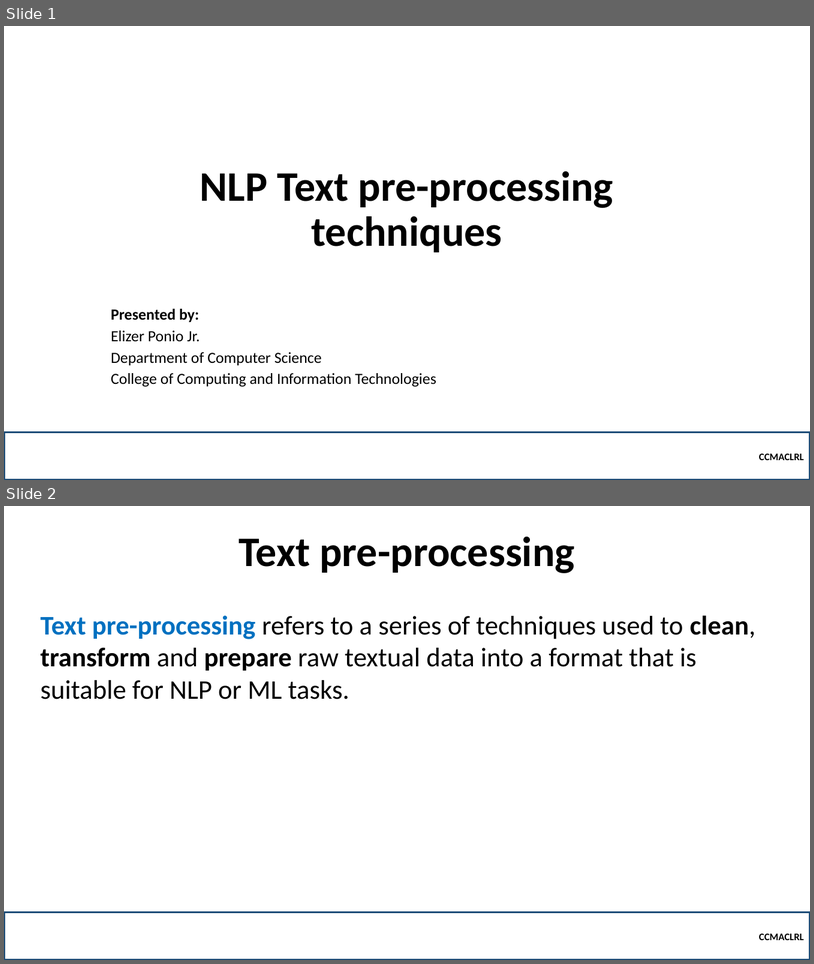
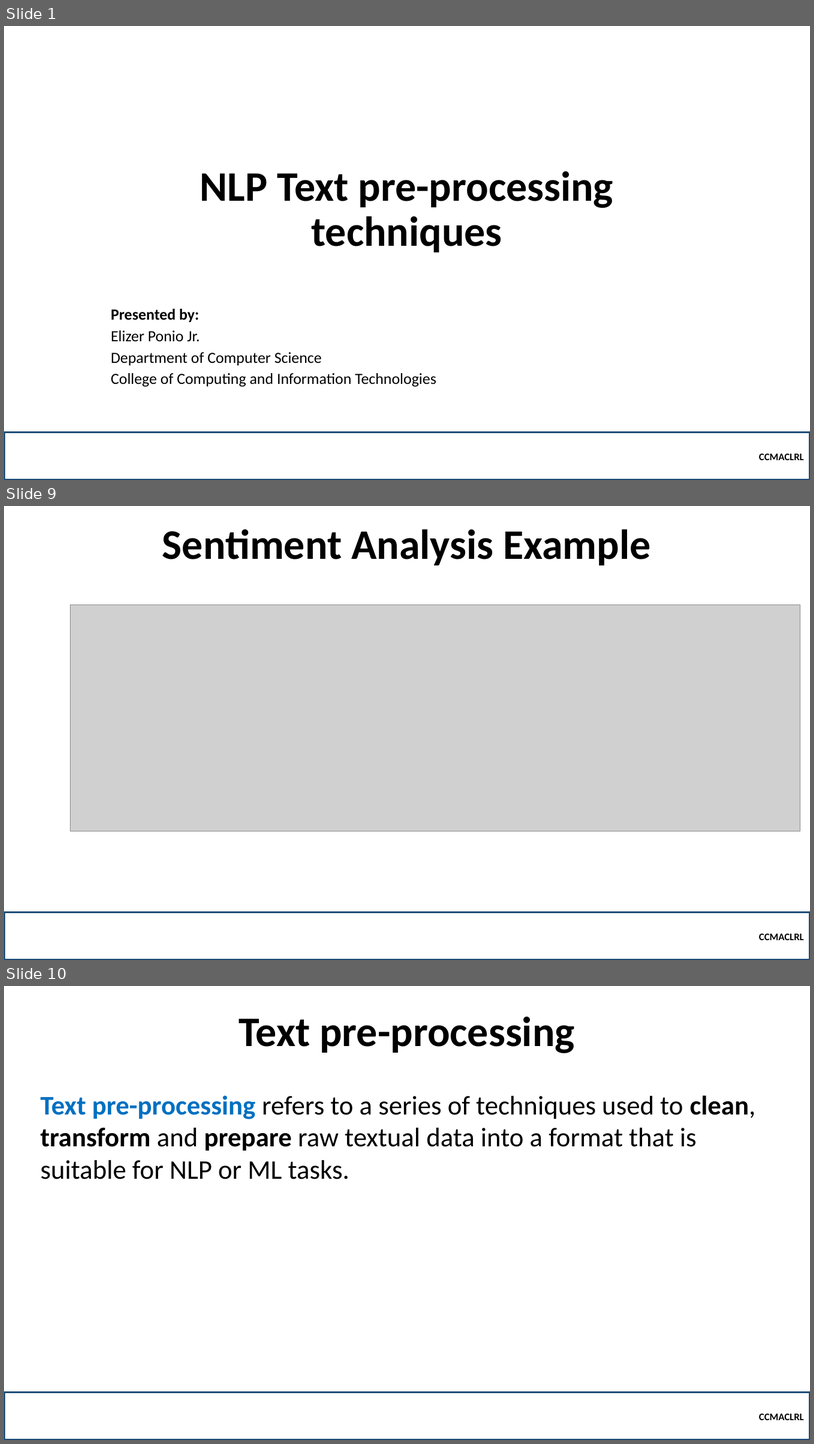
Before and after one commit to robitussin/CCMACLRL, a slide deck: 6 - Naive Bayes/NLP Text pre-processing techniques.pptx. Shown one above the other, each under a label of ours: slides 1 and 2 before the commit, slides 1, 9 and 10 after it; the slides between them are not shown. The pictures are 814x964 and 814x1444 pixels, drawn with LibreOffice and Linux fonts; fonts in the diff are those of the drawing; grey boxes stand for pictures; background and template pictures are left out. Boxes give left, top, right and bottom in pixels: in the first picture for what was removed or moved away, otherwise in the second. Text is boxed around its words. In the diff, an @@ line names an element or a change of style, - is before the commit and + after.

```diff
--- a/6 - Naive Bayes/NLP Text pre-processing techniques.pptx
+++ b/6 - Naive Bayes/NLP Text pre-processing techniques.pptx
@@ slide 9 added at [4,506,810,960], background picture (left out) @@
@@ title added at [162,529,651,565], 50 pt, text #000000, bold @@
+Sentiment Analysis Example
@@ picture added at [70,604,800,831] @@
@@ rectangle added at [4,912,810,960], outline #1F4E79 2.25 pt, 12 pt, text #000000, bold @@
+CCMACLRL
@@ what was slide 2 is now slide 10 @@
```
Also in this commit, not shown: 7 other slides added.
